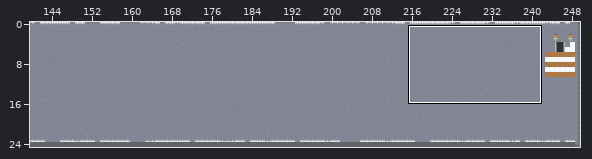
A Tiled map gets an edit: core/assets/Maps/world4.tmx. Above, an overview of the earlier version with the close-up marked.
Close-up. Before the edit:
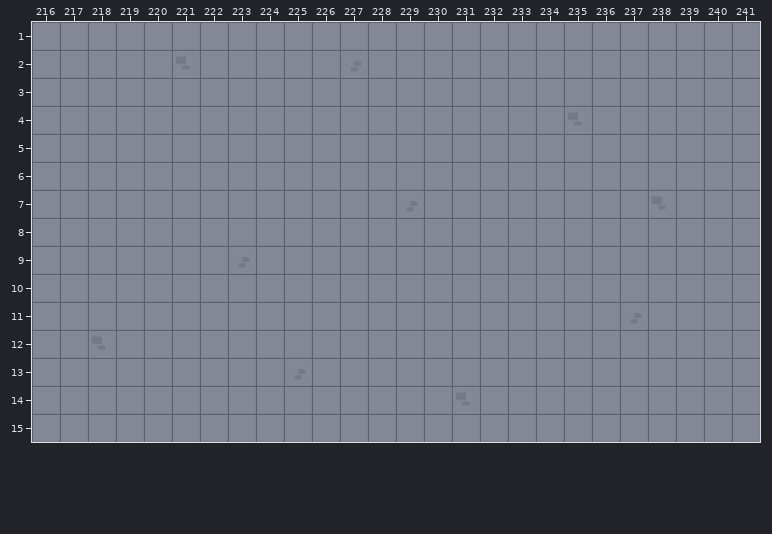
Cells are 32x32 px. Shown: x 216..241, y 1..15. The commit also changed other parts of the map, which this record leaves out.
New version:
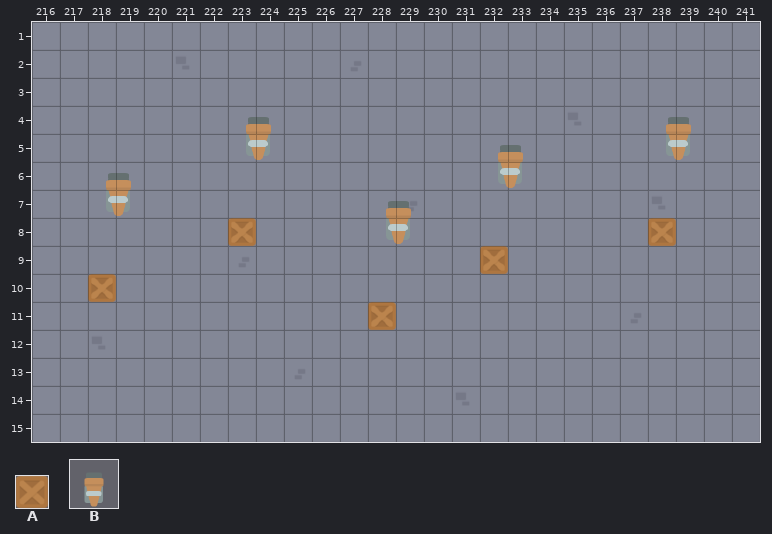
Key: from "tiles32": A 3 "box", B 9 "torch".
_ is an empty cell.
Changes in this commit:
Layer "middleground":
Tile A is added in row 8 at x 223 and 238; in row 9 at x 232; in row 10 at x 218; in row 11 at x 228.
Tile B is added in row 5 at x 223 and 238; in row 6 at x 232; in row 7 at x 218; in row 8 at x 228.
